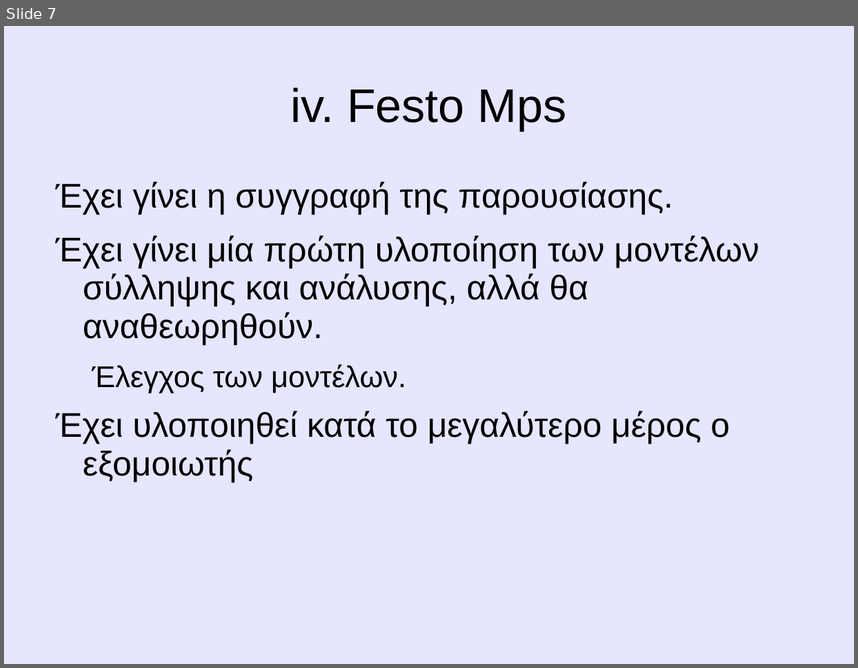
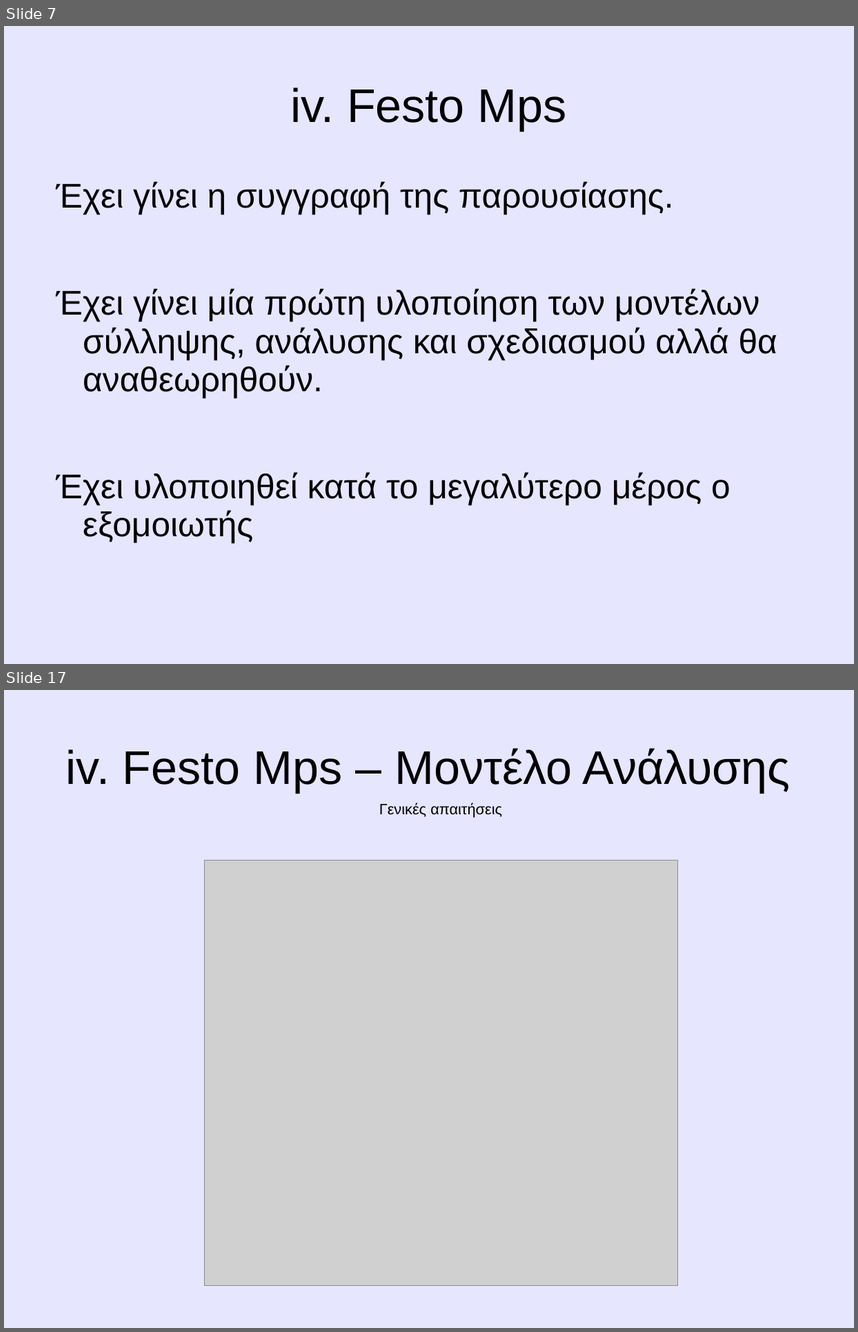
Before and after one commit to amolofos/Thesis, a slide deck: Παρουσίαση/ΠαρουσίασηΔιπλωματικής[08-2012].ppt. Shown one above the other, each under a label of ours: slide 7 before the commit, slides 7 and 17 after it; the slides between them are not shown. The pictures are 858x668 and 858x1332 pixels, drawn with LibreOffice and Linux fonts; fonts in the diff are those of the drawing; grey boxes stand for pictures. Boxes give left, top, right and bottom in pixels: in the first picture for what was removed or moved away, otherwise in the second. Text is boxed around its words. In the diff, an @@ line names an element or a change of style, - is before the commit and + after.

```diff
--- a/Παρουσίαση/ΠαρουσίασηΔιπλωματικής[08-2012].ppt
+++ b/Παρουσίαση/ΠαρουσίασηΔιπλωματικής[08-2012].ppt
@@ slide 17 added at (4,690,854,1328), background #E6E6FF @@
@@ title added at (66,748,791,793), 44 pt, text #000000 @@
+iv. Festo Mps – Μοντέλο Ανάλυσης
@@ text added at (379,802,502,818), 14 pt, text #000000 @@
+Γενικές απαιτήσεις
@@ picture added at (205,860,678,1285) @@
@@ slide 7 changed as well @@
@@ text at (56,288,777,398): text changed @@
-Έχει γίνει μία πρώτη υλοποίηση των μοντέλων σύλληψης και ανάλυσης, αλλά θα αναθεωρηθούν.
-  Έλεγχος των μοντέλων.
+Έχει γίνει μία πρώτη υλοποίηση των μοντέλων σύλληψης, ανάλυσης και σχεδιασμού αλλά θα αναθεωρηθούν.
```
Also in this commit, not shown: 4 other slides changed, 23 other slides added, 19 other files.
